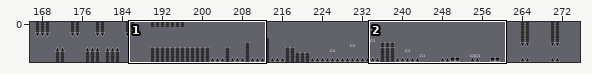
Level history. Tiled map (JSON): tiles/shit.tmj. The first picture is a wide view before the edit; the outline marks the close-up.
Close-up. Before the commit:
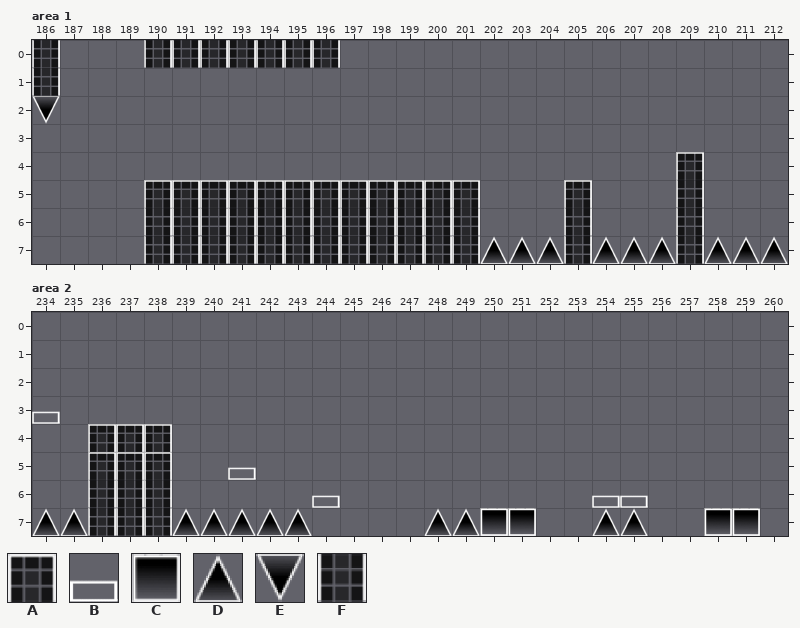
Cells are 128x128 px. Shown: area 1 x 186..212, y 0..7; area 2 x 234..260, y 0..7. The commit also changed other parts of the map, which this record leaves out.
Key: from "chode": A 0; from "cook": B 0; from "cu1": C 0; from "lonbu": D 0, E 0 flipped up-down; from "meode": F 0.
_ is an empty cell.
Layer "Tile Layer 1" before, area 1, first column x 186:
0 F___FFFFFFF________________
1 F__________________________
2 E__________________________
3 ___________________________
4 _______________________A___
5 ____AAAAAAAAAAAA___A___F___
6 ____FFFFFFFFFFFF___F___F___
7 ____FFFFFFFFFFFFDDDFDDDFDDD
Layer "Tile Layer 1" before, area 2, first column x 234:
0 ___________________________
1 ___________________________
2 ___________________________
3 B__________________________
4 __AAA______________________
5 __AAA__B___________________
6 __FFF_____B_________BB_____
7 DDFFFDDDDD____DDCC__DD__CC_
New version:
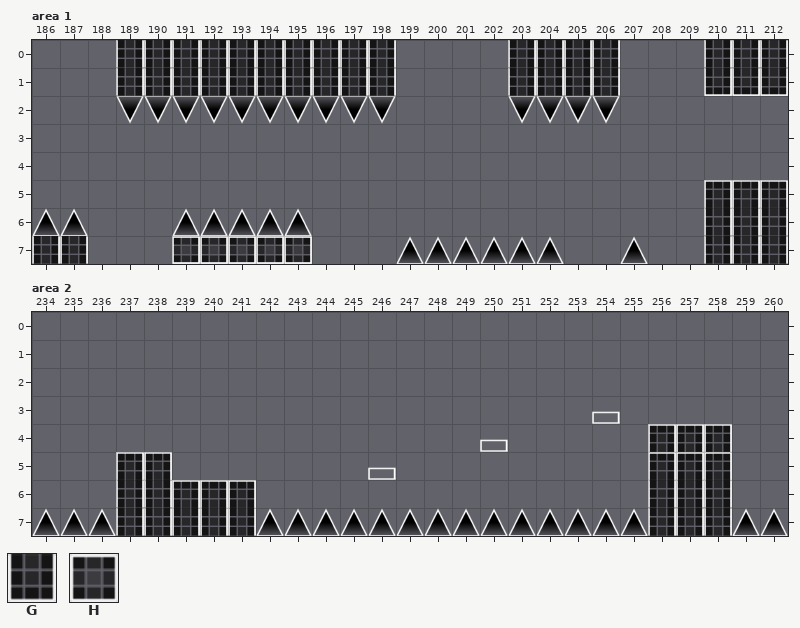
Further tiles: from "chode": G 0 flipped up-down; from "dime": H 0.
See-through tiles are keyed as they look on the map.
Changes in this commit:
Changed rows in their new state; . is an unchanged cell.
Layer "Tile Layer 1", area 1:
first column x 186:
0 _..F.......FF....FFFF...FFF
1 _..FFFFFFFFFF....FFFF...GGG
2 _..EEEEEEEEEE....EEEE......
4 ......................._...
5 ....____________..._..._AAA
6 DD.._DDDDD______..._..._FFF
7 FF.._HHHHH___DDD...__.__FFF
Layer "Tile Layer 1", area 2:
first column x 234:
3 _...................B......
4 ..___...........B.....AAA..
5 .._...._....B.........AAA..
6 .._..AAA.._.........__FFF..
7 ..D..FFF..DDDD..DDDD..FFFDD
